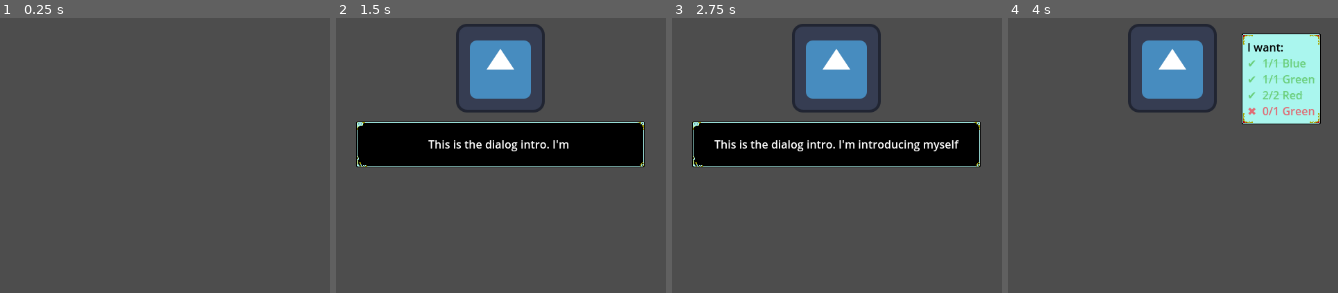
Above: before the commit, frames 1-4 (left to right).
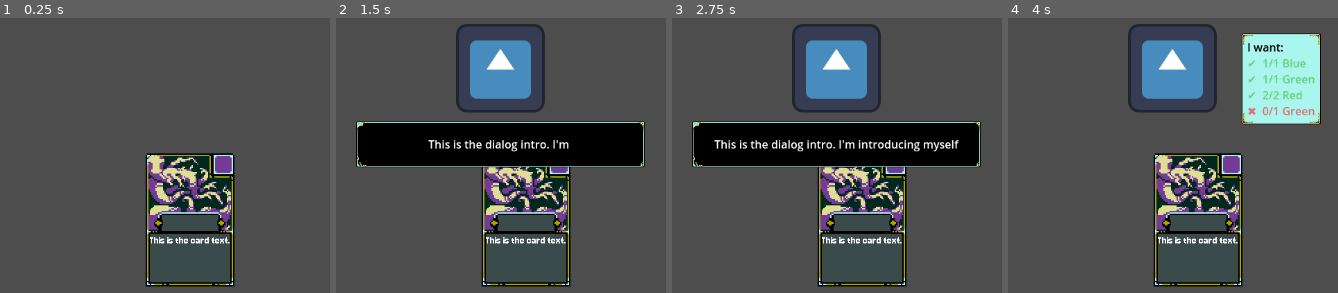
Above: after the commit, the same moments.

Repository: uGustaHd/CafeGJProject
Game: Godot game, scene res://Scenes/main.tscn
Same seed, same stepped clock (60 frames per second), same inputs: the game is played once before the commit and once after it. The engine's default icon, where the game draws it, is replaced by a stand-in: a white triangle on a blue panel in a dark square.
Inputs:
- Up to frame 1 (0.25 s): no input
- Up to frame 2 (1.5 s): tap Enter (ui_accept) at 0.5, 0.77 s; hold Right (ui_right) 0.53-1.28 s; hold Down (ui_down) from 1.28 s (still down)
- Up to frame 3 (2.75 s): tap Enter (ui_accept) at 1.52 s; release Down (ui_down) at 2.03 s; hold Right (ui_right) from 2.03 s (still down)
- Up to frame 4 (4 s): tap Enter (ui_accept) at 2.75, 3.02, 3.77 s; release Right (ui_right) at 2.78 s; hold Up (ui_up) 2.78-3.53 s; hold Down (ui_down) from 3.53 s (still down)

The runs differ from the first frame. In frame 1, 8.2% of the frame differs, in the area x 44-72%, y 49-98%; in frame 2, 6.9%; in frame 3, 6.9%; in frame 4, 8.2%.

Commit message:
Added Generic Card

Diff:
--- a/Resources/Custumers/villager_01.tres
+++ b/Resources/Custumers/villager_01.tres
@@ -1,6 +1,6 @@
 [gd_resource type="Resource" script_class="CustomerData" load_steps=5 format=3 uid="uid://cy20xvr7sjw4w"]
 
-[ext_resource type="Script" uid="uid://bs2svv3l66wt8" path="res://card system/potion.gd" id="1_1jy26"]
+[ext_resource type="Script" uid="uid://bs2svv3l66wt8" path="res://card system/misc/potion.gd" id="1_1jy26"]
 [ext_resource type="Script" uid="uid://bdem1ni82ca3x" path="res://Scripts/Customers/customer_data.gd" id="1_f3gjh"]
 [ext_resource type="Texture2D" uid="uid://nu30movbqld2" path="res://icon.svg" id="2_b7g5a"]
 
--- a/Scenes/main.tscn
+++ b/Scenes/main.tscn
@@ -1,10 +1,11 @@
-[gd_scene load_steps=6 format=3 uid="uid://bdqjd2ergavof"]
+[gd_scene load_steps=7 format=3 uid="uid://bdqjd2ergavof"]
 
 [ext_resource type="Script" uid="uid://dbtic8k4hhs0a" path="res://Scripts/main.gd" id="1_8gbba"]
 [ext_resource type="PackedScene" uid="uid://df1d5o4oc5m1e" path="res://Scenes/Customers/customer_manager.tscn" id="1_jjgbg"]
 [ext_resource type="PackedScene" uid="uid://ucuv03tdxv54" path="res://Scenes/Customers/Customer.tscn" id="2_bo1nx"]
 [ext_resource type="Script" uid="uid://ciewvhcpryhfs" path="res://Scripts/Cards/card_manager.gd" id="4_jjvhh"]
-[ext_resource type="Script" uid="uid://cilybldurbx2h" path="res://card system/potion_holder.gd" id="5_kry3j"]
+[ext_resource type="Script" uid="uid://cilybldurbx2h" path="res://card system/misc/potion_holder.gd" id="5_kry3j"]
+[ext_resource type="PackedScene" uid="uid://dpq273vjk1ck" path="res://card system/card_generic.tscn" id="6_21xkr"]
 
 [node name="Main" type="Node2D"]
 script = ExtResource("1_8gbba")
@@ -21,3 +22,6 @@
 
 [node name="PotionHolder" type="Node" parent="CardManager"]
 script = ExtResource("5_kry3j")
+
+[node name="CardGeneric" parent="CardManager" instance=ExtResource("6_21xkr")]
+position = Vector2(533, 435)
--- a/card system/card resources/card.gd
+++ b/card system/card resources/card.gd
@@ -1,5 +1,5 @@
 extends Resource
-class_name card
+class_name Card
 
 
 #region properties
--- /dev/null
+++ b/card system/card resources/sample1.tres
@@ -0,0 +1,9 @@
+[gd_resource type="Resource" script_class="Card" load_steps=3 format=3 uid="uid://di7eud4upuf1b"]
+
+[ext_resource type="Texture2D" uid="uid://x5wrhu6wyxna" path="res://card system/card_assets/Illustration_ver.1.png" id="1_8lbdq"]
+[ext_resource type="Script" uid="uid://b8yono3xc1siy" path="res://card system/card resources/card.gd" id="1_rsh8p"]
+
+[resource]
+script = ExtResource("1_rsh8p")
+card_art = ExtResource("1_8lbdq")
+metadata/_custom_type_script = "uid://b8yono3xc1siy"
--- /dev/null
+++ b/card system/card_generic.gd
@@ -0,0 +1,26 @@
+extends Node2D
+
+#WARNING: Only an export for testing
+@export var card_resource : Card
+var art : Texture
+var card_text : String
+var costs : Dictionary[String, int] = {
+"Energy" : 0,
+"Joy" : 0,
+"Anguish" : 0,
+"Green" : 0,
+"Blue" : 0,
+"Red" : 0,
+}
+
+func initialize_card() -> void:
+	art = card_resource.card_art
+	costs["Energy"] = card_resource.energy_cost
+	costs["Joy"] = card_resource.joy_cost
+	costs["Anguish"] = card_resource.anguish_cost
+	costs["Green"] = card_resource.green_cost
+	costs["Blue"] = card_resource.blue_cost
+	costs["Red"] = card_resource.red_cost
+
+func _ready() -> void:
+	initialize_card()
--- /dev/null
+++ b/card system/card_generic.tscn
@@ -0,0 +1,53 @@
+[gd_scene load_steps=8 format=3 uid="uid://dpq273vjk1ck"]
+
+[ext_resource type="Script" uid="uid://blkjui87aggta" path="res://card system/card_generic.gd" id="1_1q60f"]
+[ext_resource type="Texture2D" uid="uid://cyfvs74rft41i" path="res://card system/card_assets/DescriptionBox_ver.1.png" id="1_sj6e3"]
+[ext_resource type="Resource" uid="uid://di7eud4upuf1b" path="res://card system/card resources/sample1.tres" id="2_11dsn"]
+[ext_resource type="Texture2D" uid="uid://x5wrhu6wyxna" path="res://card system/card_assets/Illustration_ver.1.png" id="3_1q60f"]
+[ext_resource type="Theme" uid="uid://tuw56bvfysja" path="res://card system/effect_text.tres" id="3_11dsn"]
+[ext_resource type="Texture2D" uid="uid://csc8mcpkn3j0v" path="res://card system/card_assets/Border_ver_1.png" id="3_r7wv5"]
+[ext_resource type="Texture2D" uid="uid://cenroamv2p1t6" path="res://card system/card_assets/ManaCost_ver.1.png" id="4_11dsn"]
+
+[node name="CardGeneric" type="Node2D"]
+scale = Vector2(2, 2)
+script = ExtResource("1_1q60f")
+card_resource = ExtResource("2_11dsn")
+
+[node name="Base" type="TextureRect" parent="."]
+offset_left = 2.0
+offset_top = 56.0
+offset_right = 62.0
+offset_bottom = 96.0
+texture = ExtResource("1_sj6e3")
+metadata/_edit_use_anchors_ = true
+
+[node name="RichTextLabel" type="RichTextLabel" parent="Base"]
+layout_mode = 0
+offset_left = 1.0
+offset_top = 2.0
+offset_right = 59.0
+offset_bottom = 37.0
+theme = ExtResource("3_11dsn")
+text = "This is the card text."
+metadata/_edit_use_anchors_ = true
+
+[node name="Art" type="TextureRect" parent="."]
+offset_left = 1.0
+offset_top = 1.0
+offset_right = 62.6
+offset_bottom = 57.0
+texture = ExtResource("3_1q60f")
+metadata/_edit_use_anchors_ = true
+
+[node name="Border" type="TextureRect" parent="."]
+offset_right = 64.0
+offset_bottom = 96.0
+texture = ExtResource("3_r7wv5")
+metadata/_edit_use_anchors_ = true
+
+[node name="CostIcon" type="TextureRect" parent="."]
+offset_left = 48.0
+offset_right = 64.0
+offset_bottom = 16.0
+texture = ExtResource("4_11dsn")
+metadata/_edit_use_anchors_ = true
--- /dev/null
+++ b/card system/deck.gd
@@ -0,0 +1,8 @@
+extends Resource
+class_name Deck
+
+var card_dict : Dictionary[Card, int]
+# New players will start with this
+var starting_deck : Dictionary[Card, int] = {
+
+}
--- /dev/null
+++ b/card system/effect_text.tres
@@ -0,0 +1,8 @@
+[gd_resource type="Theme" load_steps=2 format=3 uid="uid://tuw56bvfysja"]
+
+[ext_resource type="FontFile" uid="uid://bu0iimg40ehu2" path="res://card system/card_assets/Jersey10-Regular.ttf" id="1_pkq68"]
+
+[resource]
+RichTextLabel/font_sizes/bold_font_size = 16
+RichTextLabel/font_sizes/normal_font_size = 8
+RichTextLabel/fonts/normal_font = ExtResource("1_pkq68")
Binary file added: card system/card_assets/Border_ver_1.png
Not shown, added: card system/card_assets/Border_ver_1.png.import
Binary file added: card system/card_assets/DescriptionBox_ver.1.png
Not shown, added: card system/card_assets/DescriptionBox_ver.1.png.import
Binary file added: card system/card_assets/Illustration.png
Not shown, added: card system/card_assets/Illustration.png.import
Binary file added: card system/card_assets/Illustration_ver.1.png
Not shown, added: card system/card_assets/Illustration_ver.1.png.import
Binary file added: card system/card_assets/Jersey10-Regular.ttf
Not shown, added: card system/card_assets/Jersey10-Regular.ttf.import
Binary file added: card system/card_assets/ManaCost_ver.1.png
Not shown, added: card system/card_assets/ManaCost_ver.1.png.import
(and 6 more such lines)
